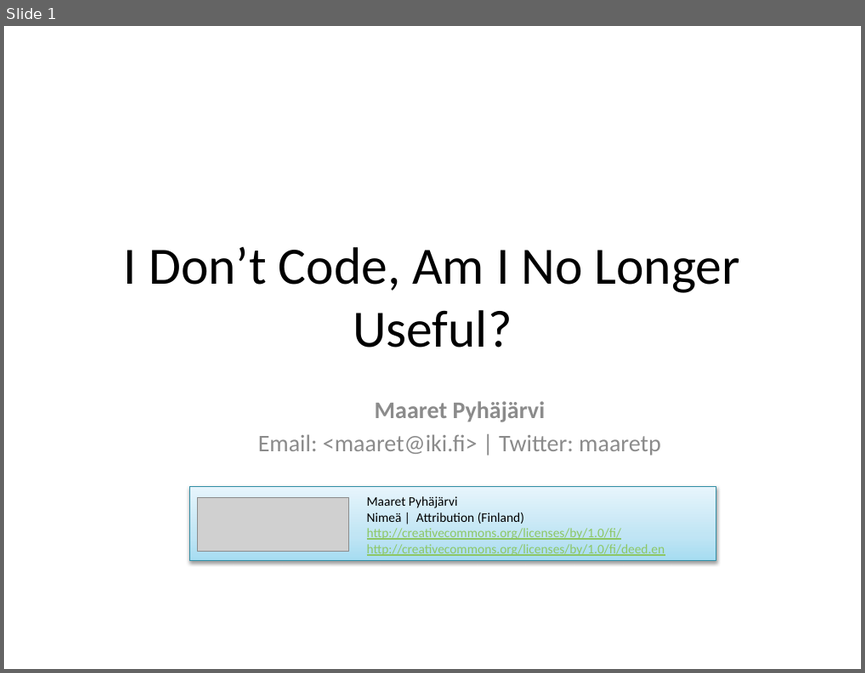
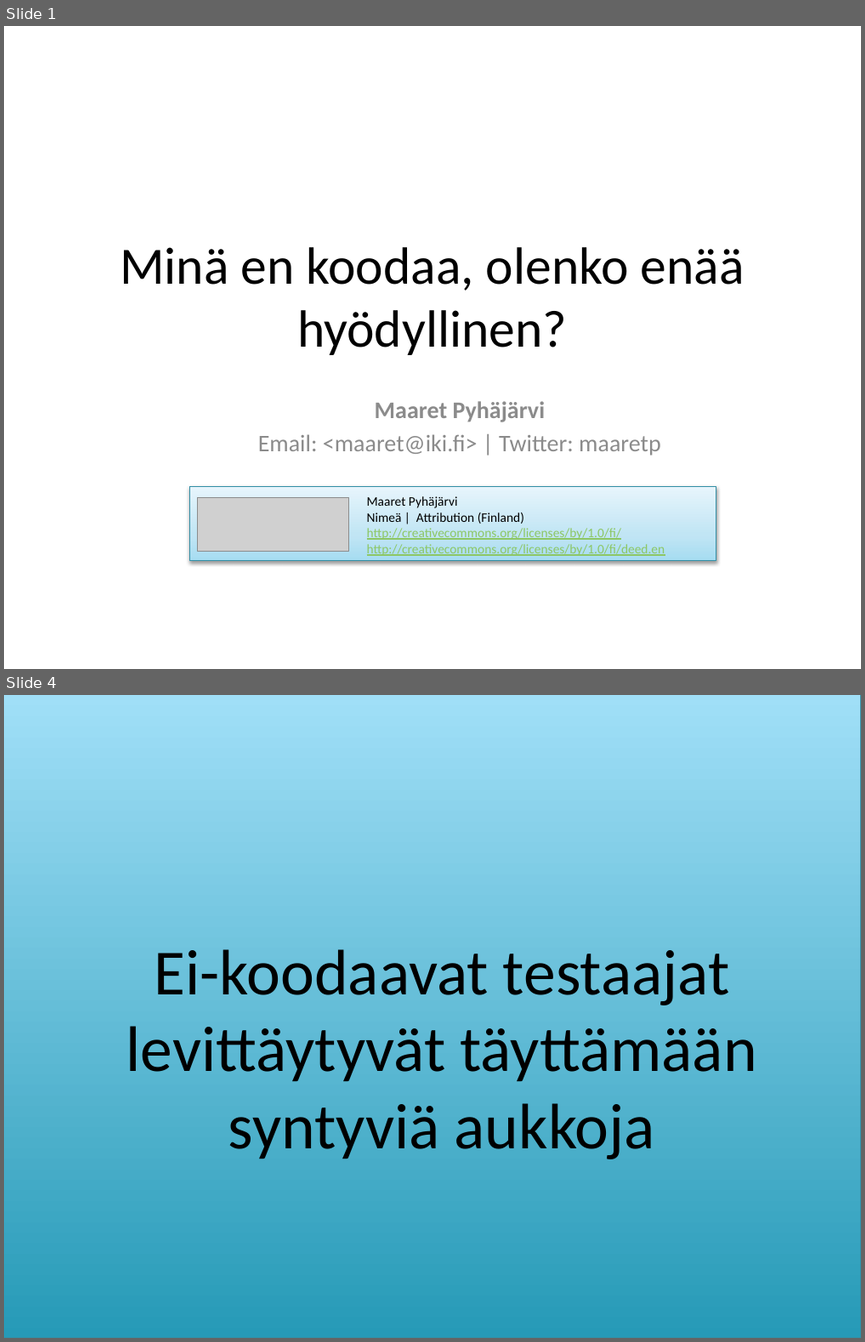
Before and after one commit to maaretp/IDoNotCodeTalk, a slide deck: IDon'tCode.pptx. Shown one above the other, each under a label of ours: slide 1 before the commit, slides 1 and 4 after it; the slides between them are not shown. The pictures are 865x673 and 865x1342 pixels, drawn with LibreOffice and Linux fonts; fonts in the diff are those of the drawing; grey boxes stand for pictures. Boxes give left, top, right and bottom in pixels: in the first picture for what was removed or moved away, otherwise in the second. Text is boxed around its words. In the diff, an @@ line names an element or a change of style, - is before the commit and + after.

```diff
--- a/IDon'tCode.pptx
+++ b/IDon'tCode.pptx
@@ slide 4 added at [4,695,861,1338], background #FFFFFF @@
@@ rectangle added at [4,695,861,1338], fill gradient #279BB8 to #9FDFF9, outline #348FA6 0.75 pt @@
@@ text added at [126,949,756,1159], 54 pt, text #000000 @@
+Ei-koodaavat testaajat levittäytyvät täyttämään syntyviä aukkoja
@@ slide 1 changed as well @@
@@ title at [120,247,744,355]: text changed @@
-I Don’t Code, Am I No Longer Useful?
+Minä en koodaa, olenko enää hyödyllinen?
```
Also in this commit, not shown: 3 other slides changed, 5 other slides added, 6 slides removed.
